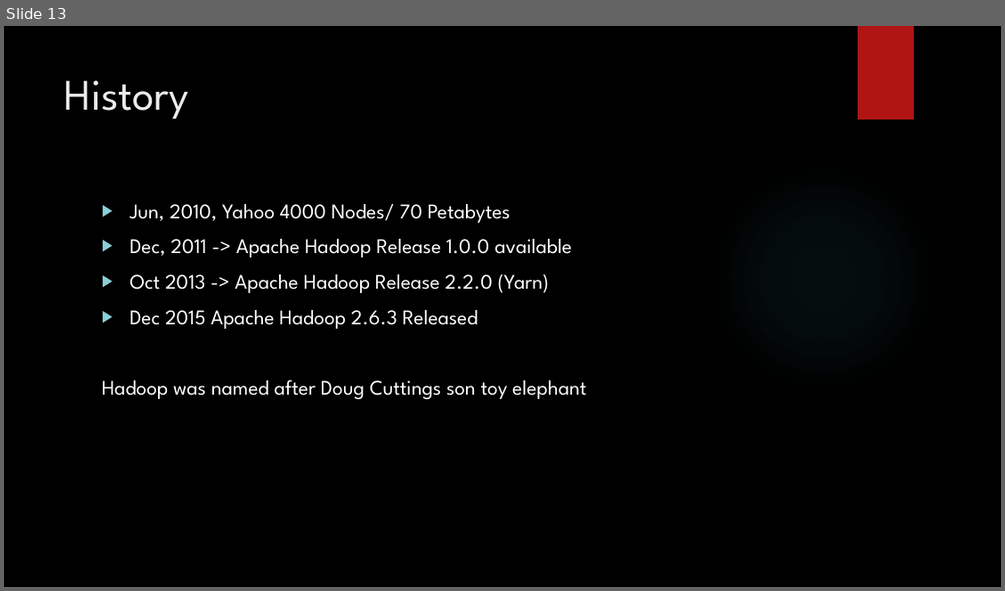
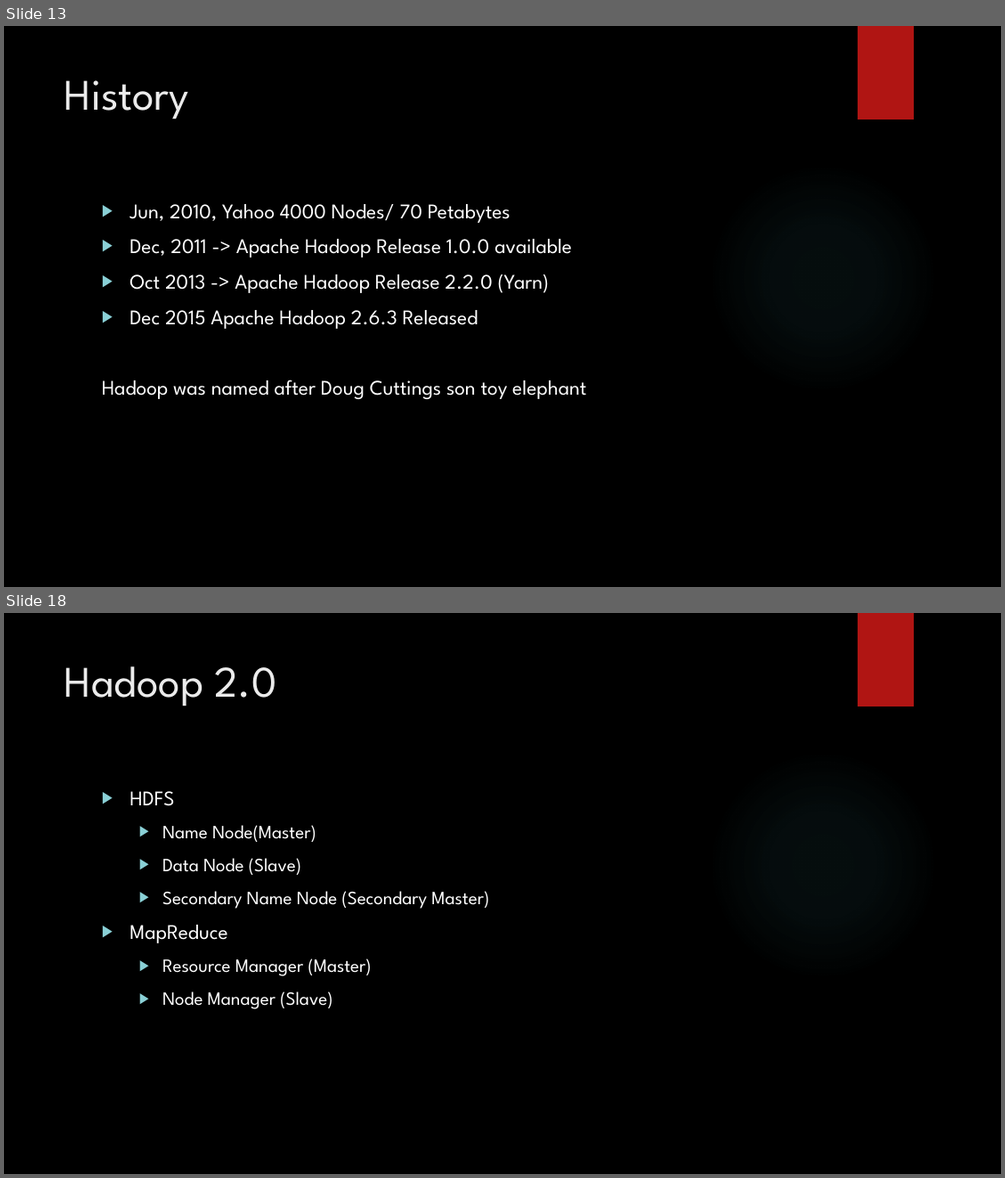
Before and after one commit to karthick1808/INTPUN19DW001, a slide deck: basics.pptx. Shown one above the other, each under a label of ours: slide 13 before the commit, slides 13 and 18 after it; the slides between them are not shown. The pictures are 1005x591 and 1005x1178 pixels, drawn with LibreOffice and Linux fonts; fonts in the diff are those of the drawing; background and template pictures are left out. Boxes give left, top, right and bottom in pixels: in the first picture for what was removed or moved away, otherwise in the second. Text is boxed around its words. In the diff, an @@ line names an element or a change of style, - is before the commit and + after.

```diff
--- a/basics.pptx
+++ b/basics.pptx
@@ slide 18 added at <box>4,613,1001,1174</box>, background picture (left out); not listed: 2 template elements that a slide beside it also shows @@
@@ title added at <box>65,666,276,706</box>, 42 pt, text #EBEBEB @@
+Hadoop 2.0
@@ text added at <box>129,791,489,1009</box>, 18 pt, text #FFFFFF @@
+▶ HDFS
+  ▶ Name Node(Master)
+  ▶ Data Node (Slave)
+  ▶ Secondary Name Node (Secondary Master)
+▶ MapReduce
+  ▶ Resource Manager (Master)
+  ▶ Node Manager (Slave)
```
Also in this commit, not shown: 4 other slides added.
